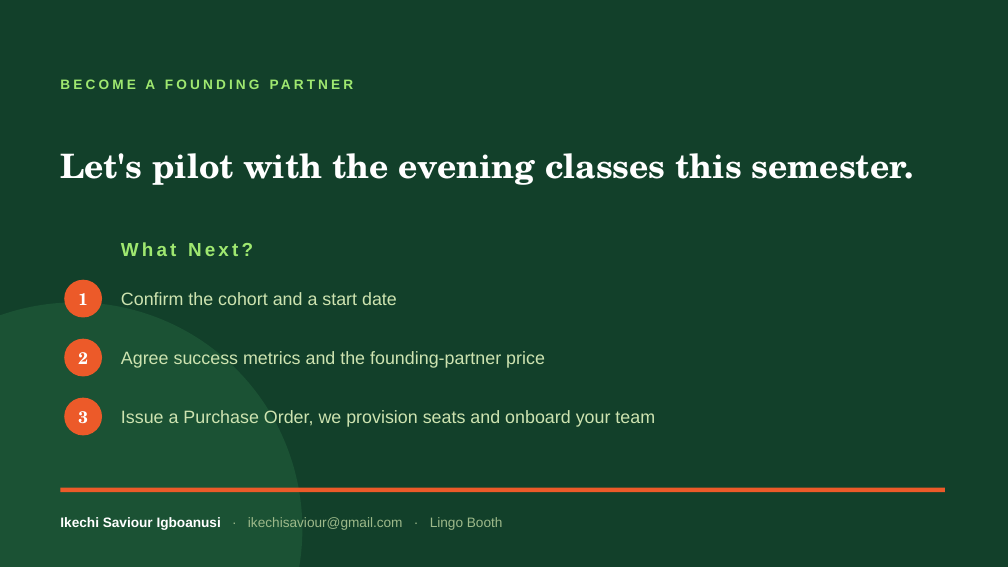
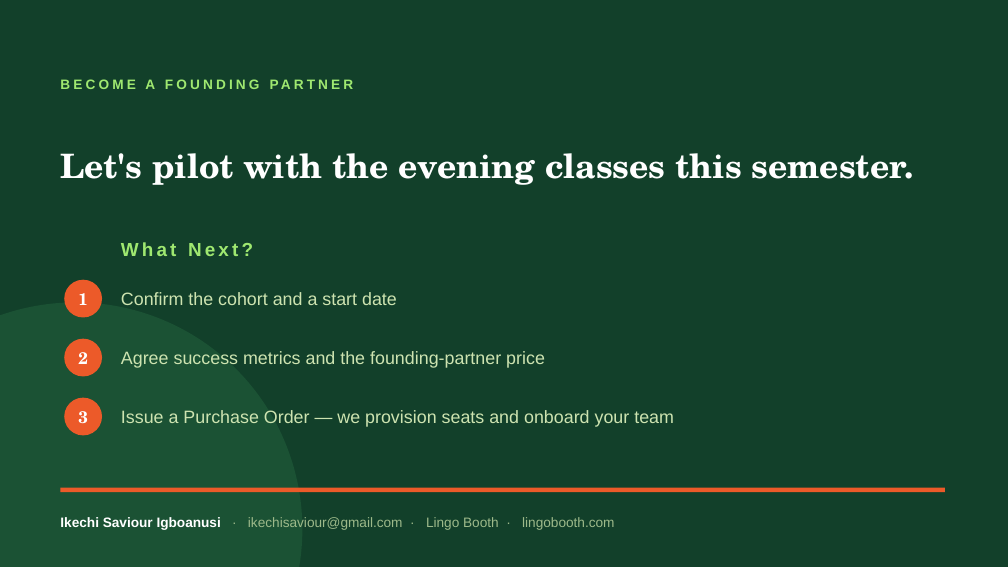
Before and after one commit to Ikechisaviour/Lingo-Booth1, a slide deck: slide 10 of kumoh-pilot/Kumoh_Pitch_Deck.pptx. Drawn at 1008x567 pixels with LibreOffice and Linux fonts; fonts in the diff are those of the drawing. Boxes give left, top, right and bottom in pixels: in the first picture for what was removed or moved away, otherwise in the second. Text is boxed around its words. In the diff, an @@ line names an element or a change of style, - is before the commit and + after.

```diff
--- a/kumoh-pilot/Kumoh_Pitch_Deck.pptx
+++ b/kumoh-pilot/Kumoh_Pitch_Deck.pptx
@@ text at (x1=121, y1=410, x2=674, y2=427): text changed @@
-Issue a Purchase Order, we provision seats and onboard your team
+Issue a Purchase Order — we provision seats and onboard your team
@@ text at (x1=60, y1=517, x2=614, y2=530): text changed @@
-Ikechi Saviour Igboanusi · ikechisaviour@gmail.com · Lingo Booth
+Ikechi Saviour Igboanusi · ikechisaviour@gmail.com · Lingo Booth · lingobooth.com
```
Also in this commit, not shown: 6 other slides changed, 42 other files.
